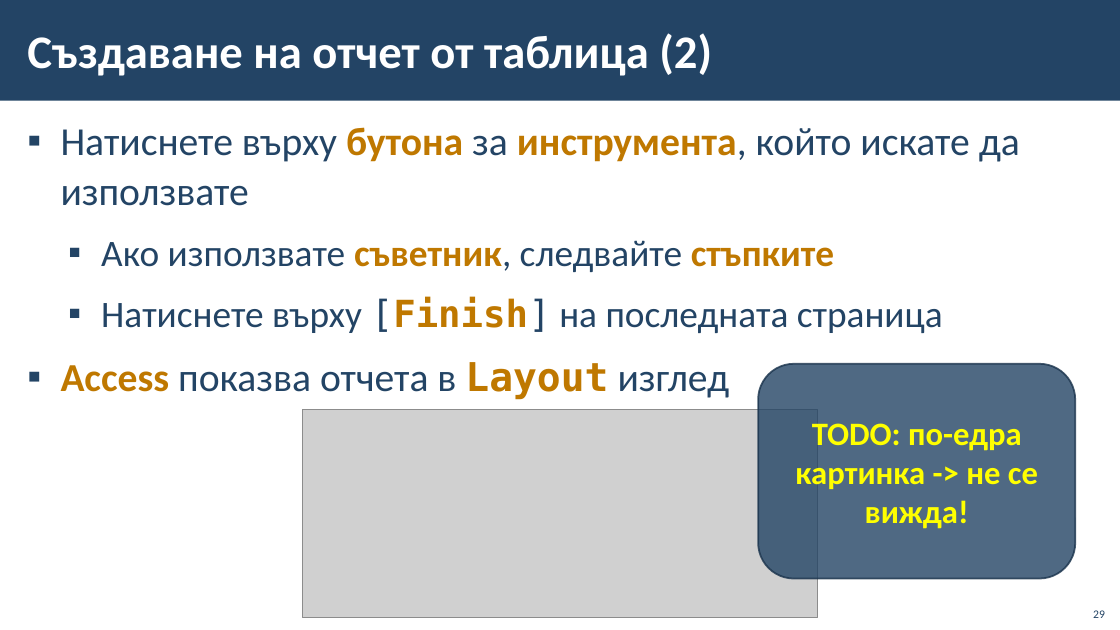
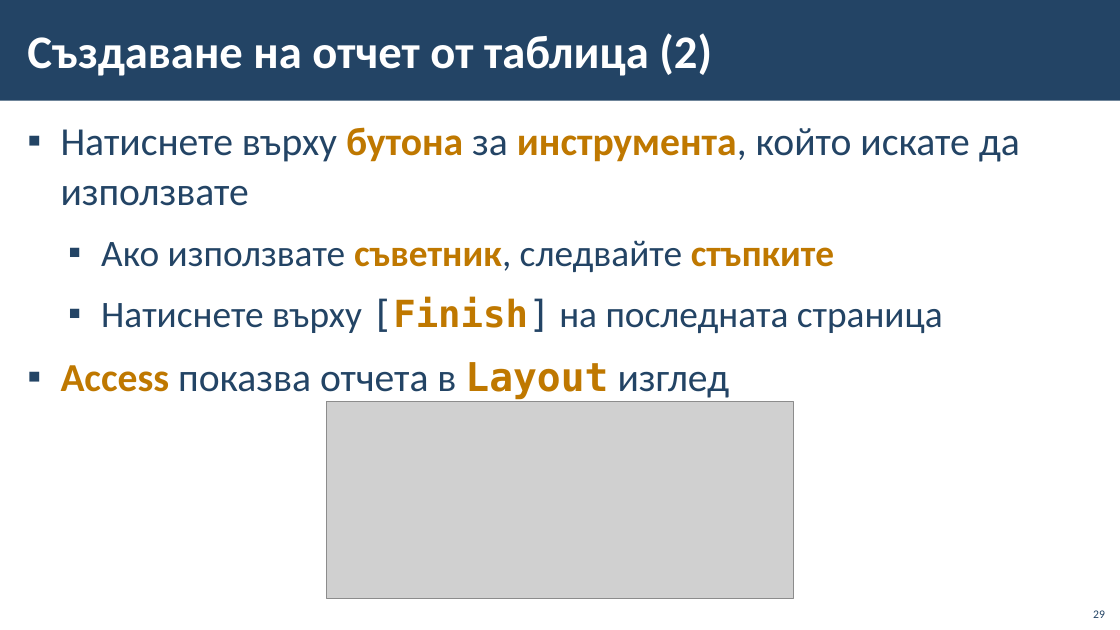
Before and after one commit to BG-IT-Edu/School-Programming, a slide deck: slide 29 of Courses/Software-Sciences/Module-3-Databases-New/13-MS-Access/11-MS-Access-Queries-Forms-Reports.pptx. Drawn at 1120x630 pixels with LibreOffice and Linux fonts; fonts in the diff are those of the drawing; grey boxes stand for pictures; background and template pictures are left out. Boxes give left, top, right and bottom in pixels: in the first picture for what was removed or moved away, otherwise in the second. Text is boxed around its words. In the diff, an @@ line names an element or a change of style, - is before the commit and + after.

```diff
--- a/Courses/Software-Sciences/Module-3-Databases-New/13-MS-Access/11-MS-Access-Queries-Forms-Reports.pptx
+++ b/Courses/Software-Sciences/Module-3-Databases-New/13-MS-Access/11-MS-Access-Queries-Forms-Reports.pptx
@@ rounded rectangle removed at [759,364,1076,579] @@
-TODO: по-едра картинка -> не се вижда!
@@ picture: place and size @@
-picture at [302,410,818,618]
+picture at [327,402,794,599]
```
Also in this commit, not shown: 1 other slide changed.
